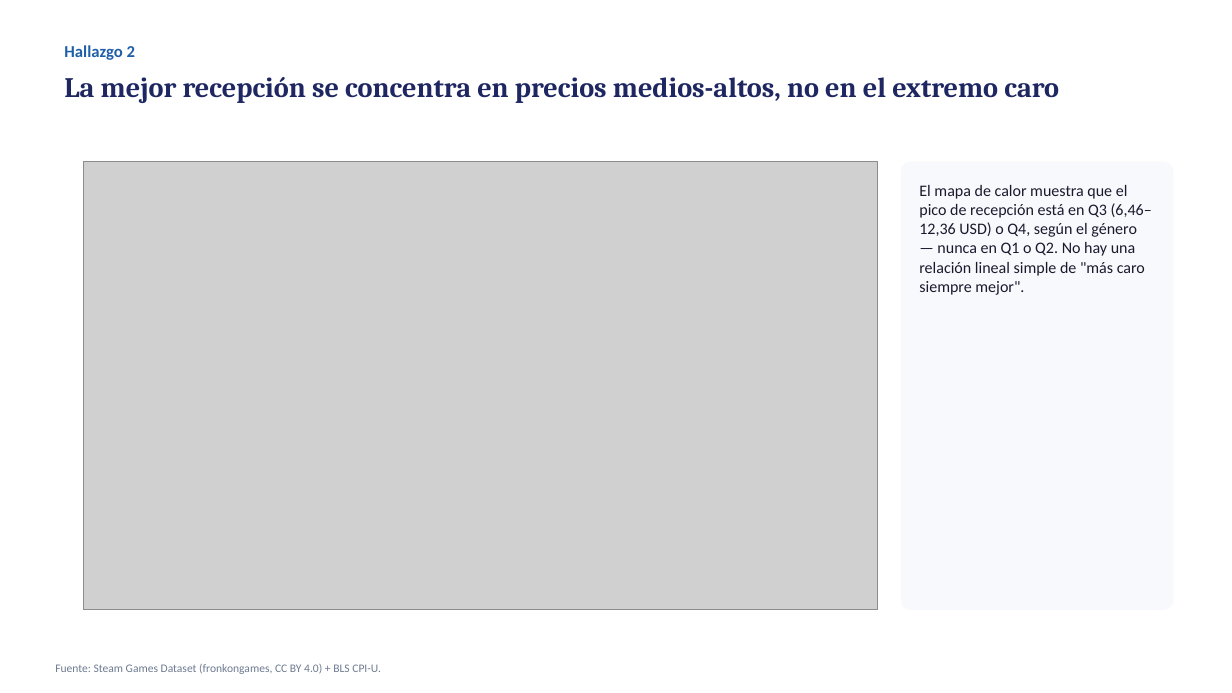
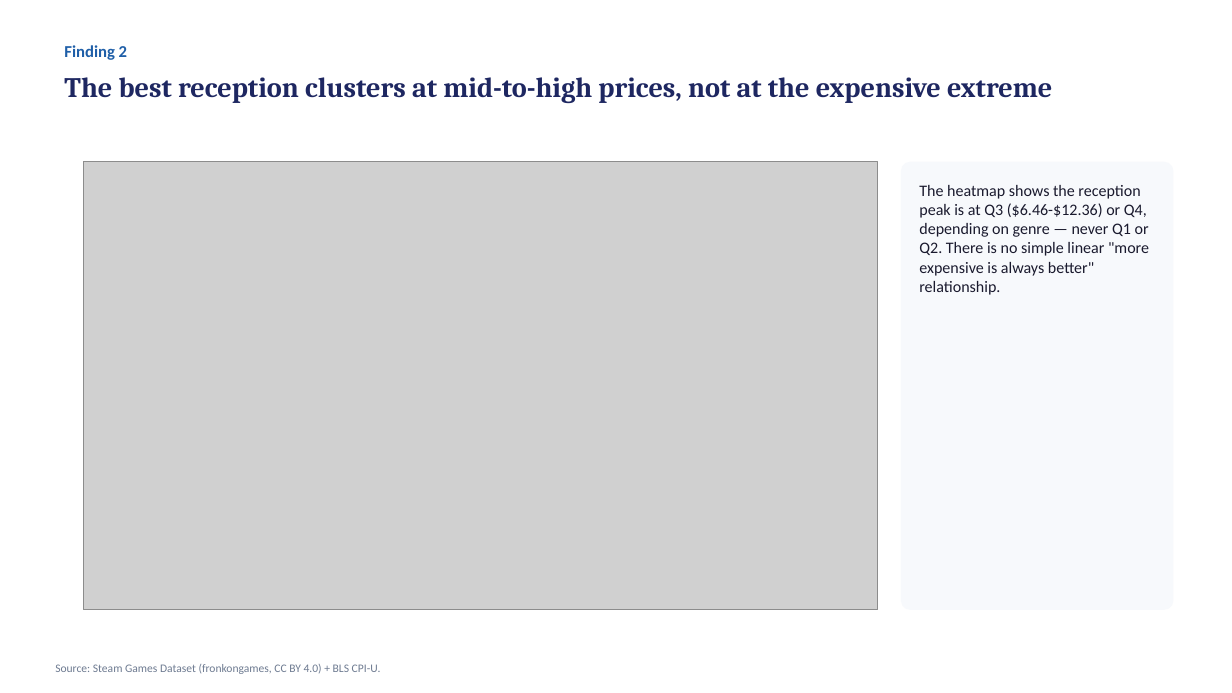
Before and after one commit to BobbyTarantino099/steam-price-reception, a slide deck: slide 5 of entregables/presentacion_fase5.pptx. Drawn at 1232x693 pixels with LibreOffice and Linux fonts; fonts in the diff are those of the drawing; grey boxes stand for pictures. Boxes give left, top, right and bottom in pixels: in the first picture for what was removed or moved away, otherwise in the second. Text is boxed around its words. In the diff, an @@ line names an element or a change of style, - is before the commit and + after.

```diff
--- a/entregables/presentacion_fase5.pptx
+++ b/entregables/presentacion_fase5.pptx
@@ text at bbox=[64, 45, 127, 60]: text changed @@
-Hallazgo 2
+Finding 2
@@ text at bbox=[64, 77, 1052, 103]: text changed @@
-La mejor recepción se concentra en precios medios-altos, no en el extremo caro
+The best reception clusters at mid-to-high prices, not at the expensive extreme
@@ text at bbox=[919, 185, 1149, 295]: text changed @@
-El mapa de calor muestra que el pico de recepción está en Q3 (6,46–12,36 USD) o Q4, según el género — nunca en Q1 o Q2. No hay una relación lineal simple de "más caro siempre mejor".
+The heatmap shows the reception peak is at Q3 ($6.46-$12.36) or Q4, depending on genre — never Q1 or Q2. There is no simple linear "more expensive is always better" relationship.
@@ text at bbox=[55, 664, 381, 674]: text changed @@
-Fuente: Steam Games Dataset (fronkongames, CC BY 4.0) + BLS CPI-U.
+Source: Steam Games Dataset (fronkongames, CC BY 4.0) + BLS CPI-U.
```
Also in this commit, not shown: 8 other slides changed, 4 slides added, 4 slides removed, 15 other files.
